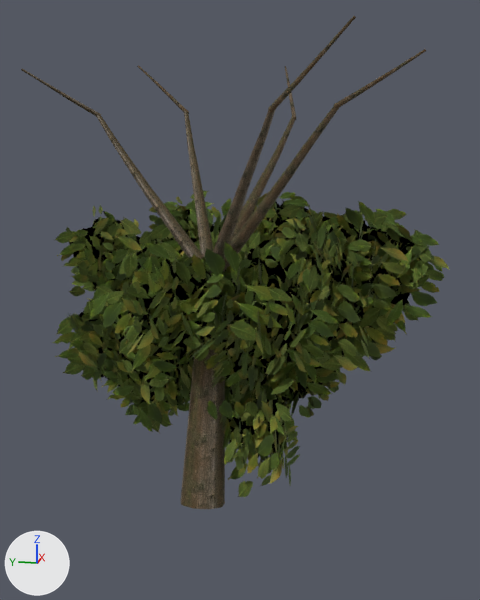
Before and after pictures for a commit that changed the glTF model assets/models/tree/plane_3.glb.
Camera for both pictures: a camera (50 mm lens) standing at (-19.7, -4.1, 13.7) and looking at (2.2, 0.3, 8.2). The lights are fixed; the arrows at lower left show +X, +Y and +Z. The older version comes first. Where no turn or scale is listed for an object, it has been applied to the vertices. Vertices at exactly the same position are counted once.
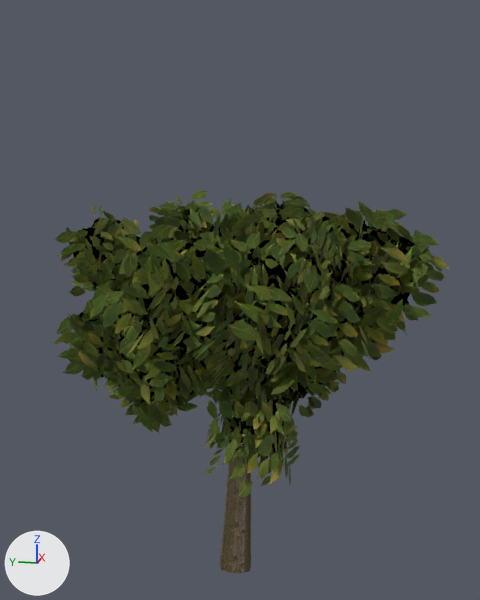
Where the newer file only moved an object's origin or applied its transform, the numbers keep the older frame.

Location of each change, (x1, y1, x2, y2) in pixels of the pictures (480 x 600 px; the box of a moved part takes in the faces that stretch with it):
'plane', reshaped (7% narrower, 22% shorter): before (21, 16, 449, 509); after (52, 190, 449, 573)
part 1 of me_woodmesh, moved or reshaped (not visible afterwards): before (21, 69, 101, 116)
part 2 of me_woodmesh, moved or reshaped (not visible afterwards): before (334, 49, 426, 108)
part 3 of me_woodmesh, moved or reshaped (not visible afterwards): before (137, 65, 189, 114)
part 4 of me_woodmesh, added (brown): after (220, 449, 251, 573)
part 5 of me_woodmesh, deleted: before (96, 16, 356, 509)

What changed in the scene script:
```text
Change me_woodmesh:
    used by ob_plane; location = (-3.91, 6.96, 2.67)
    remove me_woodmesh.from_pydata(...)  # 4485 vertices, 2974 faces; spans x 0.0..11.99, y -13.64..0.0, z 0.0..13.64
    add me_woodmesh.from_pydata(...)  # 4480 vertices, 2974 faces; spans x 0.0..11.99, y -13.64..0.0, z -3.43..9.75
    me_woodmesh part 1: the loose piece of 28 vertices spanning x 4.38..5.39, y -2.23..0.0, z 11.64..13.14 is scaled about its middle by 0.799, then moved by (1.27, -1.68, -5.92)
    me_woodmesh part 2: the loose piece of 28 vertices spanning x 2.16..3.02, y -12.18..-9.89, z 11.74..13.25 is scaled about its middle by 0.799, then moved by (1.73, 0.32, -5.95)
    me_woodmesh part 3: the loose piece of 28 vertices spanning x 7.52..8.37, y -4.54..-2.44, z 11.78..13.56 is scaled about its middle by 0.799, then moved by (0.65, -1.2, -5.98)
    me_woodmesh part 4: a new loose piece of 65 vertices spanning x 3.21..5.63, y -7.48..-6.41, z -3.43..2.06, in mat_bark
    me_woodmesh part 5: 8 loose pieces with 529 vertices, spanning x 0.0..9.59, y -10.46..-2.06, z 0.0..13.64, are deleted
    other edits to the shape of me_woodmesh do not show in these pictures
```
